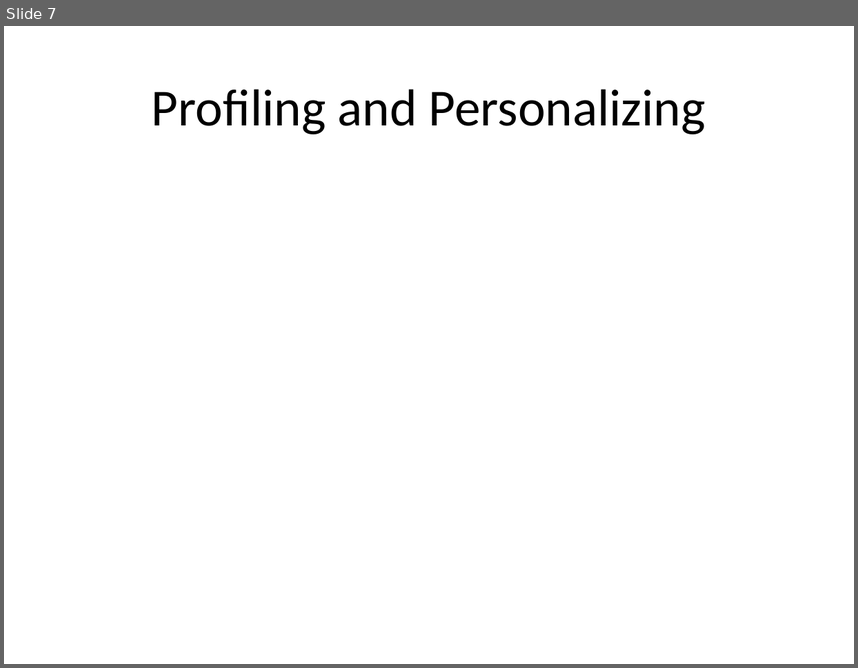
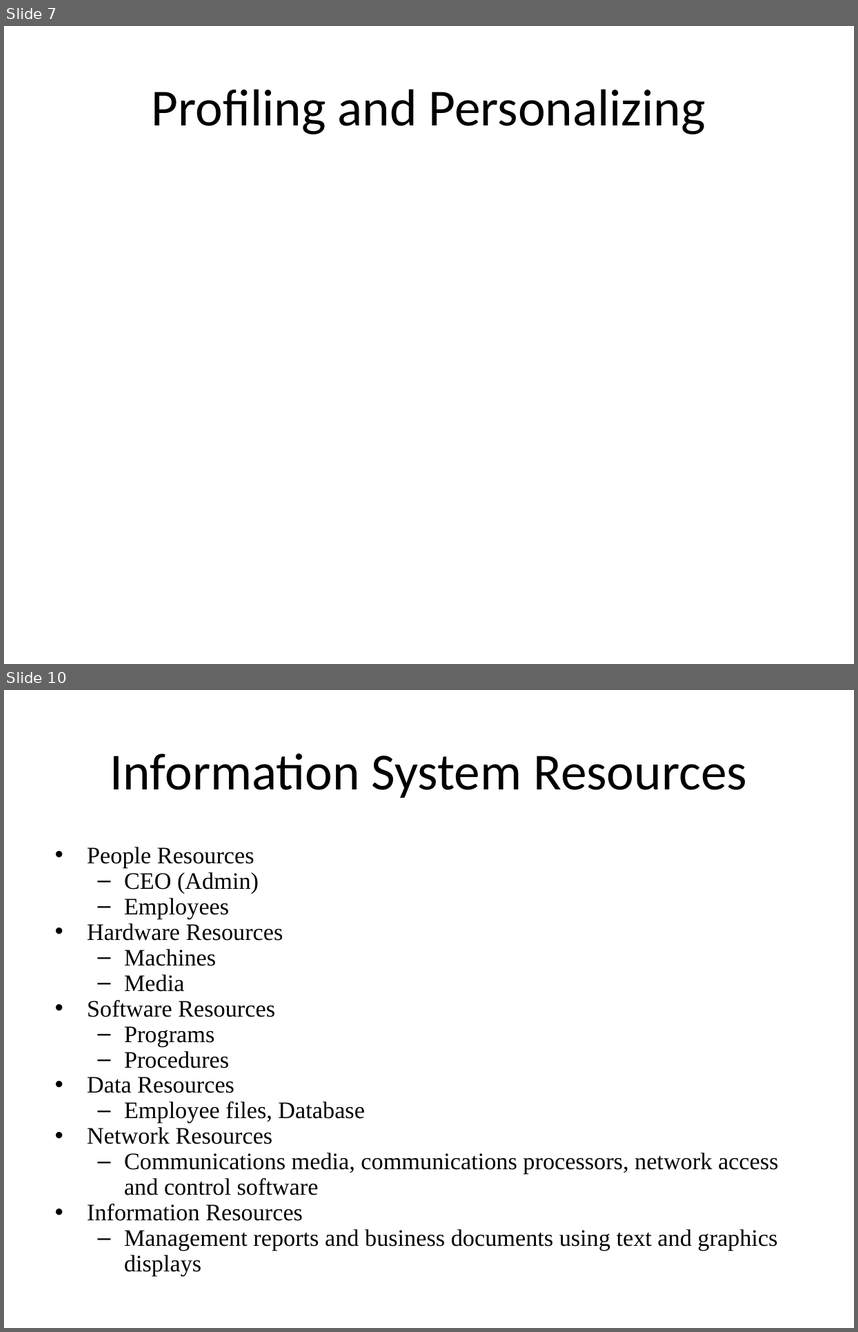
Before and after one commit to rifatbit0401/Human-Resource-Management-System, a slide deck: Presentation/HRMS.pptx. Shown one above the other, each under a label of ours: slide 7 before the commit, slides 7 and 10 after it; the slides between them are not shown. The pictures are 858x668 and 858x1332 pixels, drawn with LibreOffice and Linux fonts; fonts in the diff are those of the drawing. Boxes give left, top, right and bottom in pixels: in the first picture for what was removed or moved away, otherwise in the second. Text is boxed around its words. In the diff, an @@ line names an element or a change of style, - is before the commit and + after.

```diff
--- a/Presentation/HRMS.pptx
+++ b/Presentation/HRMS.pptx
@@ slide 10 added at <box>4,690,854,1328</box>, background #FFFFFF @@
@@ title added at <box>110,753,747,798</box>, 44 pt, text #000000 @@
+Information System Resources
@@ text added at <box>87,847,778,1276</box>, 20 pt, text #000000 @@
+• People Resources
+  – CEO (Admin)
+  – Employees
+• Hardware Resources
+  – Machines
+  – Media
+• Software Resources
+  – Programs
+  – Procedures
+• Data Resources
+  – Employee files, Database
+• Network Resources
+  – Communications media, communications processors, network access and control software
+• Information Resources
+  – Management reports and business documents using text and graphics displays
```
Also in this commit, not shown: 1 slide changed, 8 other slides added, 1 other file.
